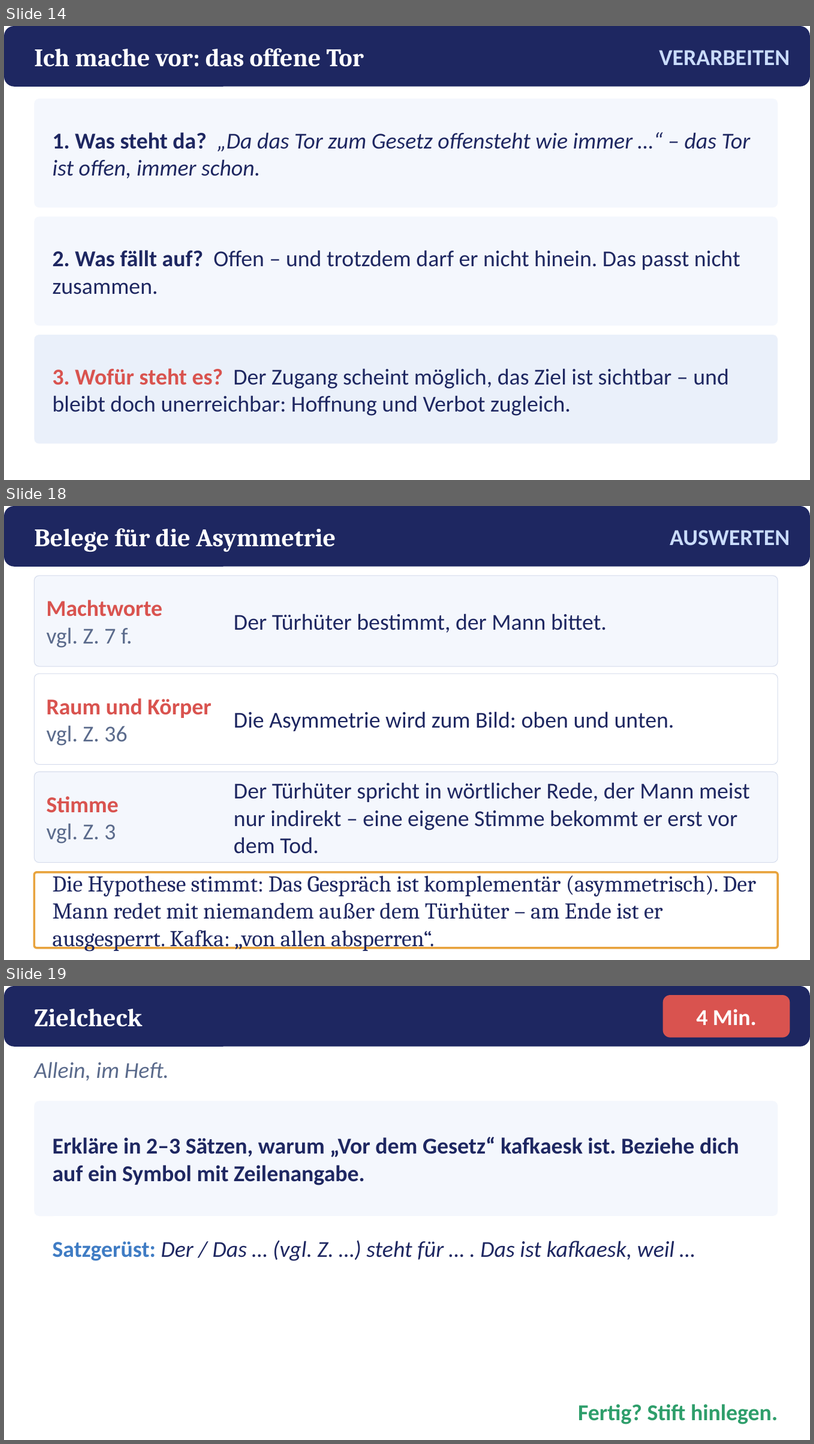
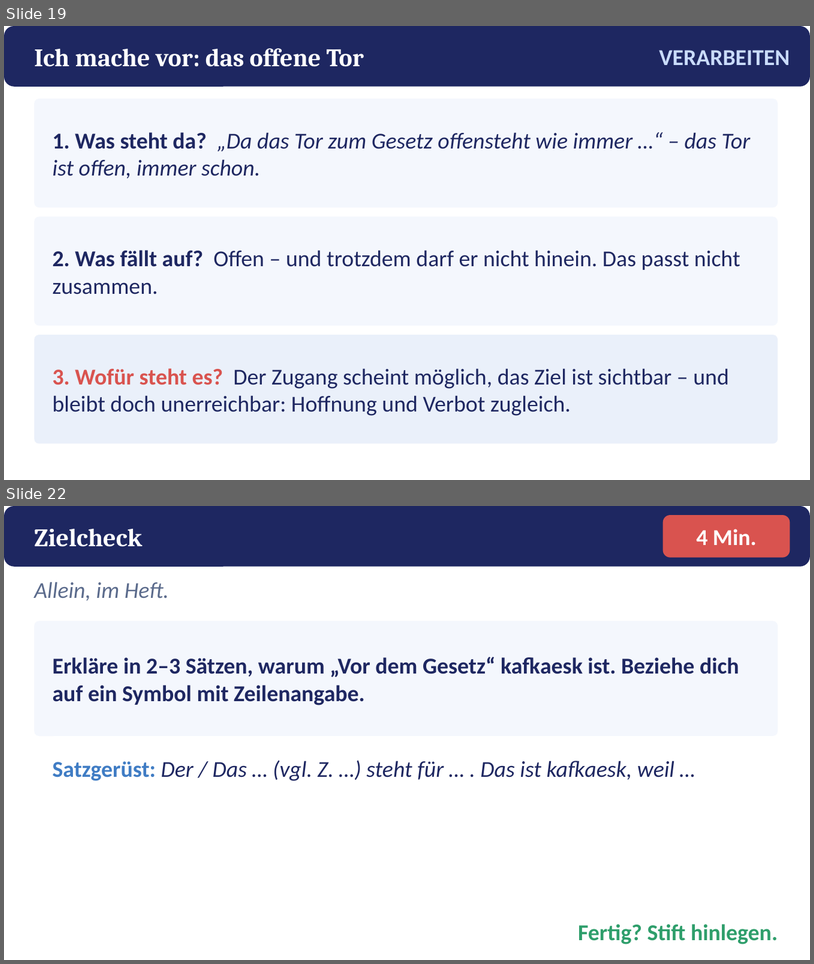
Before and after one commit to golzkonstantin-gif/Schule, a slide deck: Deutsch_11/Kafka_Vor_dem_Gesetz/Praesentation_Vor_dem_Gesetz.pptx. Shown one above the other, each under a label of ours: slides 14, 18 and 19 before the commit, slides 19 and 22 after it; the slides between them are not shown. The pictures are 814x1444 and 814x964 pixels, drawn with LibreOffice and Linux fonts; fonts in the diff are those of the drawing. Boxes give left, top, right and bottom in pixels: in the first picture for what was removed or moved away, otherwise in the second. Text is boxed around its words. In the diff, an @@ line names an element or a change of style, - is before the commit and + after.

```diff
--- a/Deutsch_11/Kafka_Vor_dem_Gesetz/Praesentation_Vor_dem_Gesetz.pptx
+++ b/Deutsch_11/Kafka_Vor_dem_Gesetz/Praesentation_Vor_dem_Gesetz.pptx
@@ slide 18 removed at bbox=[4, 506, 810, 960], background #FFFFFF @@
@@ rounded rectangle removed at bbox=[4, 506, 810, 567] @@
@@ text removed at bbox=[34, 528, 336, 552] @@
-Belege für die Asymmetrie
@@ text removed at bbox=[670, 530, 790, 546] @@
-AUSWERTEN
@@ rounded rectangle removed at bbox=[34, 576, 779, 666] @@
@@ text removed at bbox=[47, 600, 163, 648] @@
-Machtworte
-vgl. Z. 7 f.
@@ text removed at bbox=[234, 613, 607, 633] @@
-Der Türhüter bestimmt, der Mann bittet.
@@ rounded rectangle removed at bbox=[34, 673, 779, 765] @@
@@ text removed at bbox=[47, 698, 212, 745] @@
-Raum und Körper
-vgl. Z. 36
@@ text removed at bbox=[234, 711, 675, 731] @@
-Die Asymmetrie wird zum Bild: oben und unten.
@@ rounded rectangle removed at bbox=[34, 772, 779, 862] @@
@@ text removed at bbox=[234, 782, 750, 853] @@
-Der Türhüter spricht in wörtlicher Rede, der Mann meist nur indirekt – eine eigene Stimme bekommt er erst vor dem Tod.
@@ text removed at bbox=[47, 796, 119, 843] @@
-Stimme
-vgl. Z. 3
@@ rounded rectangle removed at bbox=[34, 872, 779, 948] @@
@@ text removed at bbox=[53, 871, 756, 951] @@
-Die Hypothese stimmt: Das Gespräch ist komplementär (asymmetrisch). Der Mann redet mit niemandem außer dem Türhüter – am Ende ist er ausgesperrt. Kafka: „von allen absperren“.
@@ what was slide 14 is now slide 19 @@
@@ what was slide 19 is now slide 22 @@
```
Also in this commit, not shown: 4 slides changed, 5 slides added, 1 other slide removed, 10 other files.
